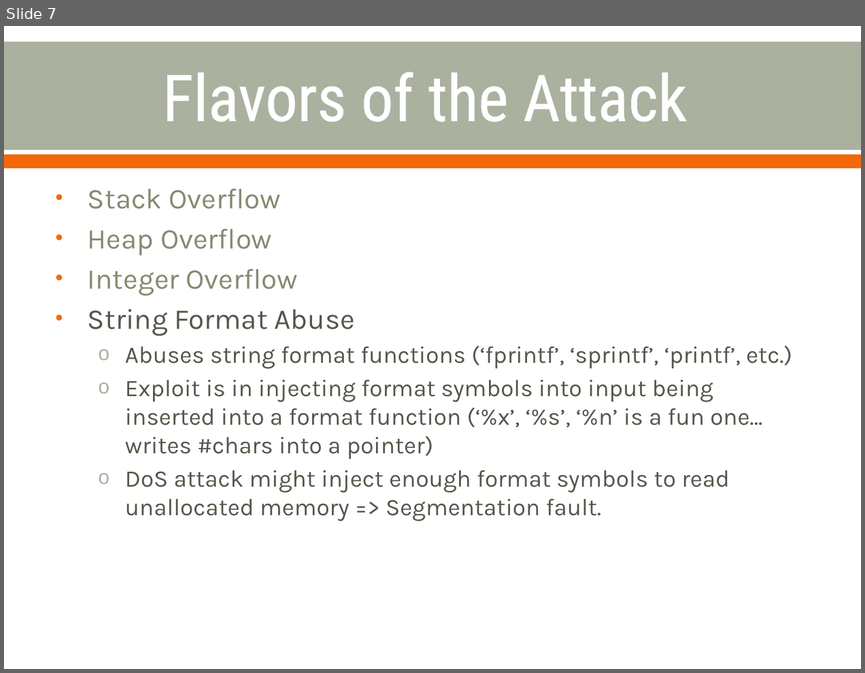
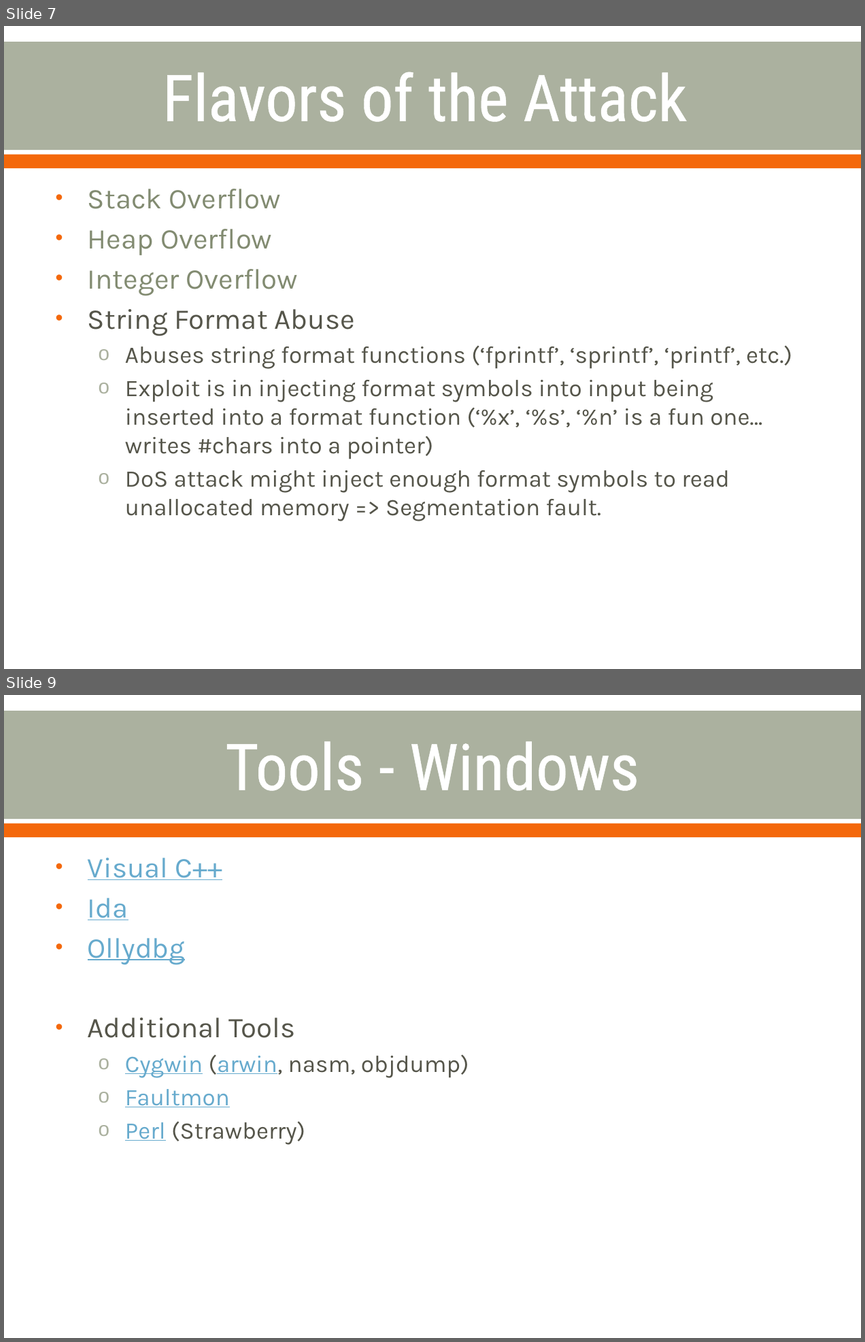
Before and after one commit to cornwe19/cse825, a slide deck: Buffer Overflow Attacks.pptx. Shown one above the other, each under a label of ours: slide 7 before the commit, slides 7 and 9 after it; the slides between them are not shown. The pictures are 865x673 and 865x1342 pixels, drawn with LibreOffice and Linux fonts; fonts in the diff are those of the drawing. Boxes give left, top, right and bottom in pixels: in the first picture for what was removed or moved away, otherwise in the second. Text is boxed around its words. In the diff, an @@ line names an element or a change of style, - is before the commit and + after.

```diff
--- a/Buffer Overflow Attacks.pptx
+++ b/Buffer Overflow Attacks.pptx
@@ slide 9 added at (4,695,861,1338), background #FFFFFF; not listed: 2 template elements that a slide beside it also shows @@
@@ title added at (225,741,639,791), 54 pt, text #FFFFFF @@
+Tools - Windows
@@ text added at (88,858,469,1144), 20 pt, text #66AACD, underline @@
+• Visual C++
+• Ida
+• Ollydbg
+• Additional Tools
+  o Cygwin (arwin, nasm, objdump)
+  o Faultmon
+  o Perl (Strawberry)
```
Also in this commit, not shown: 5 other slides added.
